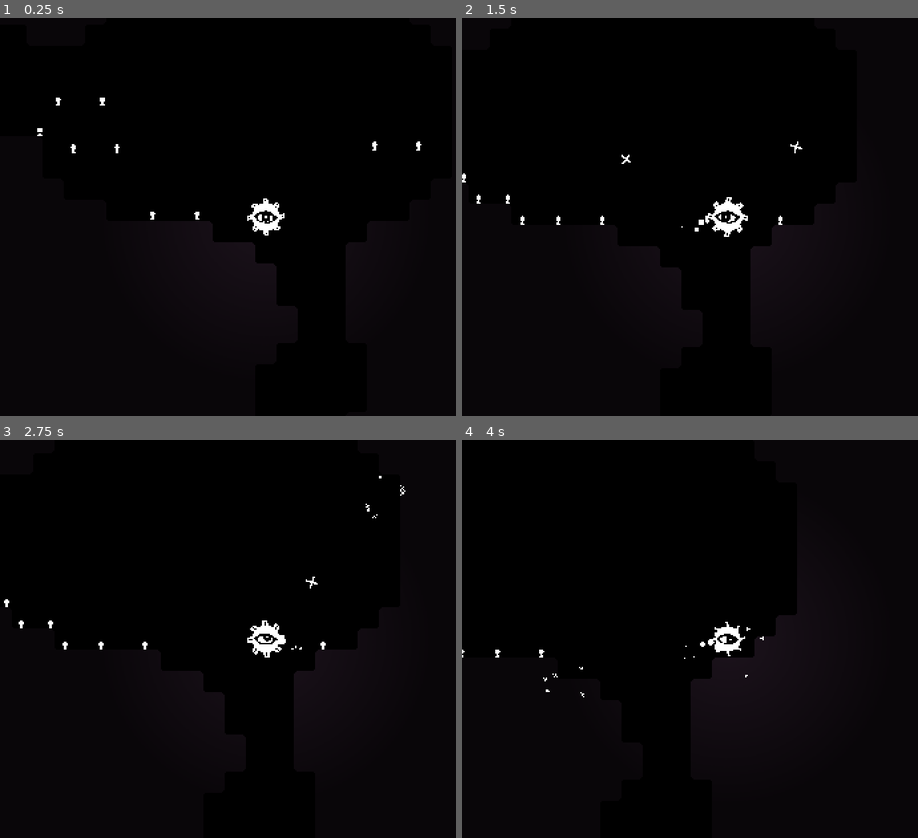
Above: before the commit, frames 1-4 (two rows, left to right).
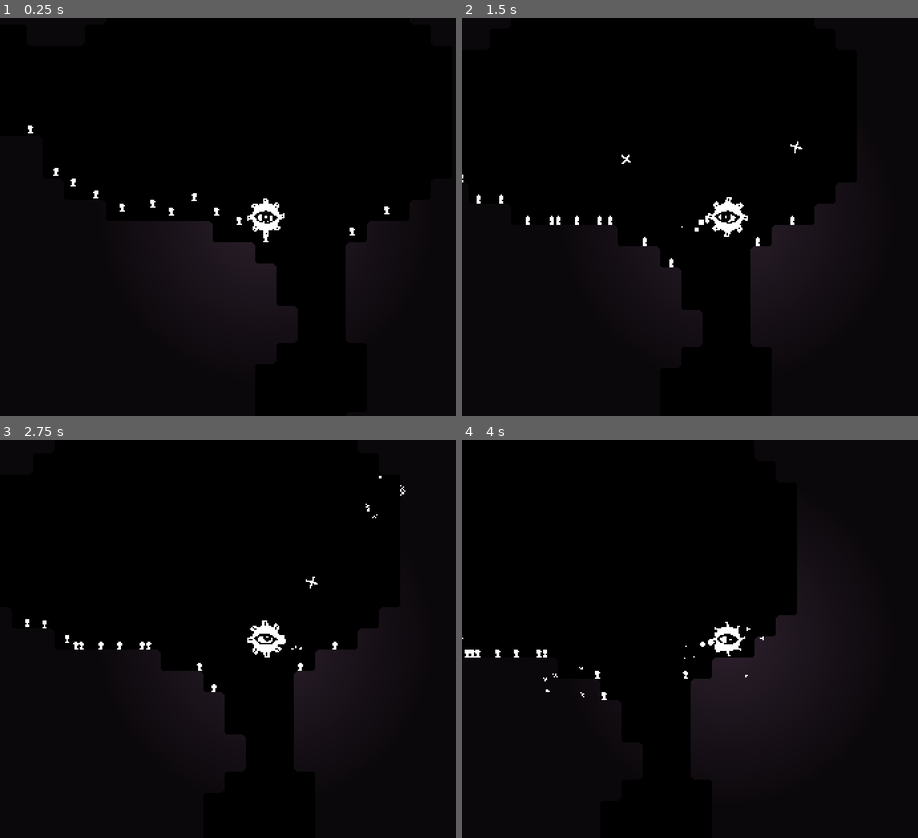
Above: after the commit, the same moments.

Repository: kiwijuice56/mnemosyne
Game: Godot game, scene res://main/main.tscn
Two runs of this game, one before a commit and one after it. Both use one fixed random seed, a clock stepped at 60 frames per second and the inputs below. The engine's default icon, where the game draws it, is replaced by a stand-in: a white triangle on a blue panel in a dark square.
Inputs (mouse positions are in pixels of both pictures, inside the frame that each line leads up to):
- Up to frame 1 (0.25 s): no input
- Up to frame 2 (1.5 s): move the mouse to (845, 197) at 0.52 s; hold Space (shoot) 0.53-1.28 s; hold Right (ui_right) from 0.53 s (still down); tap W (ui_up) at 0.77 s; move the mouse to (621, 236) at 1.27 s; tap Space (shoot) at 1.35 s
- Up to frame 3 (2.75 s): tap W (ui_up) at 1.52 s; move the mouse to (319, 551) at 2.02 s; release Right (ui_right) at 2.03 s; hold Left (ui_left) from 2.03 s (still down); hold Space (shoot) from 2.03 s (still down)
- Up to frame 4 (4 s): move the mouse to (699, 718) at 2.77 s; release Left (ui_left) at 2.78 s; release Space (shoot) at 2.78 s; hold Right (ui_right) from 2.78 s (still down); tap Space (shoot) at 2.85 s; tap W (ui_up) at 3.02, 3.77 s; move the mouse to (886, 698) at 3.52 s; hold Space (shoot) from 3.53 s (still down)

The runs differ from the first frame. In frame 1, 0.4% of the frame differs, in the area x 6-93%, y 20-57%; in frame 2, 0.2%; in frame 3, 0.3%; in frame 4, 0.2%.

Commit message:
More complex human behavior

Diff:
--- a/main/actor/actor.gd
+++ b/main/actor/actor.gd
@@ -11,6 +11,8 @@
 var locked: bool = false
 
 var dir: Vector2
+
+signal died(global_death_position: Vector2)
 
 func _ready() -> void:
 	health = max_health
@@ -41,6 +43,7 @@
 func kill() -> void:
 	if dead:
 		return
+	died.emit(global_position)
 	dead = true
 	queue_free()
 
--- a/main/actor/human/human.gd
+++ b/main/actor/human/human.gd
@@ -1,24 +1,85 @@
 class_name Human
 extends Actor
 
-@export var gravity: float = 300
+@export var fear_speed: float
+@export var gravity: float = 64
+
+var state: String = "idle"
+var group: Array[Human]
+var player: Player
+var fear_spot: Vector2
 
 func _ready() -> void:
 	super._ready()
+	%MoveTimer.start(randf_range(0.7, 3.5))
+	%DetectionArea2D.body_entered.connect(_on_body_entered_detection)
+	%DetectionArea2D.body_exited.connect(_on_body_exited_detection)
+	%MoveTimer.timeout.connect(_on_idle_timeout)
 	if randf() < 0.5:
 		$SpriteHolder.scale.x *= -1
+
+func _on_body_entered_detection(body: Node) -> void:
+	if body is Player:
+		player = body as Player
+
+	if not body is Human:
+		return
+	var human: Human = body as Human
+	if human.dead or human in group:
+		return
+	human.died.connect(_on_friend_died)
+	group.append(human)
+
+func _on_body_exited_detection(body: Node) -> void:
+	if body is Player:
+		player = null
+
+	if not body is Human:
+		return
+	var human: Human = body as Human
+	if human in group:
+		human.died.disconnect(_on_friend_died)
+		group.remove_at(group.find(human))
+
+func _on_friend_died(global_death_position: Vector2) -> void:
+	print(global_death_position)
+	state = "scared"
+	fear_spot = global_death_position
+
+func _on_idle_timeout() -> void:
+	if state == "idle":
+		dir.x = (-1 if randf() < 0.5 else 1) if randf() < 0.5 else 0
 
 func _physics_process(delta: float) -> void:
 	if not is_on_floor_only():
 		velocity.y += gravity * delta
 	else:
 		velocity.y = gravity
+
+	if state == "idle":
+		if dir.x == 1 and (not %RightFloor.is_colliding() or %RightForward.is_colliding()):
+			dir.x = 0
+		if dir.x == -1 and (not %LeftFloor.is_colliding() or %LeftForward.is_colliding()):
+			dir.x = 0
+		velocity.x = dir.x * speed
+
+	if state == "scared":
+		dir.x = sign(global_position.x - fear_spot.x)
+		if dir.x == 1 and %RightForward.is_colliding():
+			dir.x = 0
+		if dir.x == -1 and %LeftForward.is_colliding():
+			dir.x = 0
+		if fear_spot.distance_to(global_position) > 128.0:
+			state = "idle"
+		velocity.x = dir.x * fear_speed
+
 	if not locked:
 		move_and_slide()
 
 func kill() -> void:
 	if dead:
 		return
+	died.emit(global_position)
 	dead = true
 	%AnimationPlayer.play("die")
 	await %AnimationPlayer.animation_finished
--- a/main/actor/human/human.tscn
+++ b/main/actor/human/human.tscn
@@ -14,6 +14,45 @@
 [sub_resource type="Curve" id="Curve_r5tyb"]
 _data = [Vector2(0, 1), 0.0, 0.0, 0, 0, Vector2(1, 0), 0.0, 0.0, 0, 0]
 point_count = 2
+
+[sub_resource type="Animation" id="Animation_buebw"]
+length = 0.001
+tracks/0/type = "value"
+tracks/0/imported = false
+tracks/0/enabled = true
+tracks/0/path = NodePath("CPUParticles2D:emitting")
+tracks/0/interp = 1
+tracks/0/loop_wrap = true
+tracks/0/keys = {
+"times": PackedFloat32Array(0),
+"transitions": PackedFloat32Array(1),
+"update": 1,
+"values": [false]
+}
+tracks/1/type = "value"
+tracks/1/imported = false
+tracks/1/enabled = true
+tracks/1/path = NodePath("SpriteHolder/Sprite2D:frame")
+tracks/1/interp = 1
+tracks/1/loop_wrap = true
+tracks/1/keys = {
+"times": PackedFloat32Array(0),
+"transitions": PackedFloat32Array(1),
+"update": 1,
+"values": [0]
+}
+tracks/2/type = "value"
+tracks/2/imported = false
+tracks/2/enabled = true
+tracks/2/path = NodePath("SpriteHolder/Sprite2D:modulate")
+tracks/2/interp = 1
+tracks/2/loop_wrap = true
+tracks/2/keys = {
+"times": PackedFloat32Array(0),
+"transitions": PackedFloat32Array(1),
+"update": 0,
+"values": [Color(1, 1, 1, 1)]
+}
 
 [sub_resource type="Animation" id="Animation_80sdl"]
 resource_name = "die"
@@ -55,62 +94,27 @@
 "values": [Color(1, 1, 1, 1), Color(1, 1, 1, 0)]
 }
 
-[sub_resource type="Animation" id="Animation_buebw"]
-length = 0.001
-tracks/0/type = "value"
-tracks/0/imported = false
-tracks/0/enabled = true
-tracks/0/path = NodePath("CPUParticles2D:emitting")
-tracks/0/interp = 1
-tracks/0/loop_wrap = true
-tracks/0/keys = {
-"times": PackedFloat32Array(0),
-"transitions": PackedFloat32Array(1),
-"update": 1,
-"values": [false]
-}
-tracks/1/type = "value"
-tracks/1/imported = false
-tracks/1/enabled = true
-tracks/1/path = NodePath("SpriteHolder/Sprite2D:frame")
-tracks/1/interp = 1
-tracks/1/loop_wrap = true
-tracks/1/keys = {
-"times": PackedFloat32Array(0),
-"transitions": PackedFloat32Array(1),
-"update": 1,
-"values": [0]
-}
-tracks/2/type = "value"
-tracks/2/imported = false
-tracks/2/enabled = true
-tracks/2/path = NodePath("SpriteHolder/Sprite2D:modulate")
-tracks/2/interp = 1
-tracks/2/loop_wrap = true
-tracks/2/keys = {
-"times": PackedFloat32Array(0),
-"transitions": PackedFloat32Array(1),
-"update": 0,
-"values": [Color(1, 1, 1, 1)]
-}
-
 [sub_resource type="AnimationLibrary" id="AnimationLibrary_wmusb"]
 _data = {
 "RESET": SubResource("Animation_buebw"),
 "die": SubResource("Animation_80sdl")
 }
 
+[sub_resource type="CircleShape2D" id="CircleShape2D_khxoh"]
+radius = 96.0
+
 [node name="Human" instance=ExtResource("1_7wykg")]
+collision_layer = 4
 script = ExtResource("2_fvux4")
-gravity = null
-max_health = null
-speed = null
-accel = null
+fear_speed = 22.0
+gravity = 32.0
+max_health = 1.0
+speed = 16.0
 
 [node name="Sprite2D" parent="SpriteHolder" index="0"]
 scale = Vector2(0.3, 0.3)
 texture = ExtResource("2_cf3wo")
-hframes = 2
+hframes = 3
 
 [node name="CollisionShape2D" parent="." index="2"]
 position = Vector2(0, 1.82)
@@ -142,3 +146,36 @@
 libraries = {
 "": SubResource("AnimationLibrary_wmusb")
 }
+
+[node name="RightFloor" type="RayCast2D" parent="." index="6"]
+unique_name_in_owner = true
+position = Vector2(4, 1)
+target_position = Vector2(0, 8)
+
+[node name="RightForward" type="RayCast2D" parent="." index="7"]
+unique_name_in_owner = true
+position = Vector2(0, 1)
+target_position = Vector2(4, 0)
+collision_mask = 4
+
+[node name="LeftForward" type="RayCast2D" parent="." index="8"]
+unique_name_in_owner = true
+position = Vector2(0, 1)
+target_position = Vector2(-4, 0)
+collision_mask = 4
+
+[node name="LeftFloor" type="RayCast2D" parent="." index="9"]
+unique_name_in_owner = true
+position = Vector2(-4, 1)
+target_position = Vector2(0, 8)
+
+[node name="MoveTimer" type="Timer" parent="." index="10"]
+unique_name_in_owner = true
+
+[node name="DetectionArea2D" type="Area2D" parent="." index="11"]
+unique_name_in_owner = true
+collision_layer = 0
+collision_mask = 6
+
+[node name="CollisionShape2D" type="CollisionShape2D" parent="DetectionArea2D" index="0"]
+shape = SubResource("CircleShape2D_khxoh")
--- a/main/actor/player/player.tscn
+++ b/main/actor/player/player.tscn
@@ -172,19 +172,19 @@
 
 [node name="Camera2D" type="Camera2D" parent="." index="4"]
 
-[node name="AnimationPlayer" type="AnimationPlayer" parent="." index="5"]
+[node name="PointLight2D" type="PointLight2D" parent="." index="5"]
+energy = 3.0
+texture = ExtResource("9_ks0yu")
+
+[node name="AnimationPlayer" type="AnimationPlayer" parent="." index="6"]
 unique_name_in_owner = true
 libraries = {
 "": SubResource("AnimationLibrary_c1qjm")
 }
 autoplay = "idle"
 
-[node name="SecondaryAnimationPlayer" type="AnimationPlayer" parent="." index="6"]
+[node name="SecondaryAnimationPlayer" type="AnimationPlayer" parent="." index="7"]
 unique_name_in_owner = true
 libraries = {
 "": SubResource("AnimationLibrary_yej6k")
 }
-
-[node name="PointLight2D" type="PointLight2D" parent="." index="7"]
-energy = 2.15
-texture = ExtResource("9_ks0yu")
--- a/main/bullet/pellet/pellet.tscn
+++ b/main/bullet/pellet/pellet.tscn
@@ -46,22 +46,6 @@
 "values": [true]
 }
 
-[sub_resource type="Animation" id="Animation_2jkwh"]
-resource_name = "rotate"
-loop_mode = 1
-tracks/0/type = "value"
-tracks/0/imported = false
-tracks/0/enabled = true
-tracks/0/path = NodePath("SpriteHolder:rotation")
-tracks/0/interp = 1
-tracks/0/loop_wrap = true
-tracks/0/keys = {
-"times": PackedFloat32Array(0, 1),
-"transitions": PackedFloat32Array(1, 1),
-"update": 0,
-"values": [0.0, 6.28319]
-}
-
 [sub_resource type="Animation" id="Animation_eald3"]
 resource_name = "destroy"
 length = 3.0
@@ -88,6 +72,22 @@
 "transitions": PackedFloat32Array(1),
 "update": 1,
 "values": [false]
+}
+
+[sub_resource type="Animation" id="Animation_2jkwh"]
+resource_name = "rotate"
+loop_mode = 1
+tracks/0/type = "value"
+tracks/0/imported = false
+tracks/0/enabled = true
+tracks/0/path = NodePath("SpriteHolder:rotation")
+tracks/0/interp = 1
+tracks/0/loop_wrap = true
+tracks/0/keys = {
+"times": PackedFloat32Array(0, 1),
+"transitions": PackedFloat32Array(1, 1),
+"update": 0,
+"values": [0.0, 6.28319]
 }
 
 [sub_resource type="AnimationLibrary" id="AnimationLibrary_6r6gs"]
--- a/main/world/world.tscn
+++ b/main/world/world.tscn
@@ -20,30 +20,56 @@
 
 [node name="Human" parent="." instance=ExtResource("4_yj1dv")]
 position = Vector2(1, -126)
+max_health = 0.0
 
 [node name="Human2" parent="." instance=ExtResource("4_yj1dv")]
-position = Vector2(34, -126)
+position = Vector2(1, -126)
+max_health = 0.0
 
 [node name="Human3" parent="." instance=ExtResource("4_yj1dv")]
-position = Vector2(-117, -187)
+position = Vector2(15, -120)
+max_health = 0.0
 
 [node name="Human4" parent="." instance=ExtResource("4_yj1dv")]
-position = Vector2(-84, -187)
+position = Vector2(-22, -123)
+max_health = 0.0
 
 [node name="Human5" parent="." instance=ExtResource("4_yj1dv")]
-position = Vector2(-59, -176)
+position = Vector2(-42, -133)
+max_health = 0.0
 
 [node name="Human6" parent="." instance=ExtResource("4_yj1dv")]
-position = Vector2(-26, -176)
+position = Vector2(-72, -150)
+max_health = 0.0
 
 [node name="Human7" parent="." instance=ExtResource("4_yj1dv")]
-position = Vector2(168, -178)
+position = Vector2(-91, -182)
+max_health = 0.0
 
 [node name="Human8" parent="." instance=ExtResource("4_yj1dv")]
-position = Vector2(201, -178)
+position = Vector2(-59, -142)
+max_health = 0.0
 
 [node name="Human9" parent="." instance=ExtResource("4_yj1dv")]
-position = Vector2(-70, -212)
+position = Vector2(32, -131)
+max_health = 0.0
 
 [node name="Human10" parent="." instance=ExtResource("4_yj1dv")]
-position = Vector2(-37, -212)
+position = Vector2(49, -120)
+max_health = 0.0
+
+[node name="Human11" parent="." instance=ExtResource("4_yj1dv")]
+position = Vector2(66, -113)
+max_health = 0.0
+
+[node name="Human12" parent="." instance=ExtResource("4_yj1dv")]
+position = Vector2(86, -100)
+max_health = 0.0
+
+[node name="Human13" parent="." instance=ExtResource("4_yj1dv")]
+position = Vector2(151, -105)
+max_health = 0.0
+
+[node name="Human14" parent="." instance=ExtResource("4_yj1dv")]
+position = Vector2(177, -121)
+max_health = 0.0
Binary file changed: main/actor/human/human.png
Not shown: 1 places in main/actor/human/human.tscn that only renumber resources
Binary file changed: main/world/basic_tileset.png
